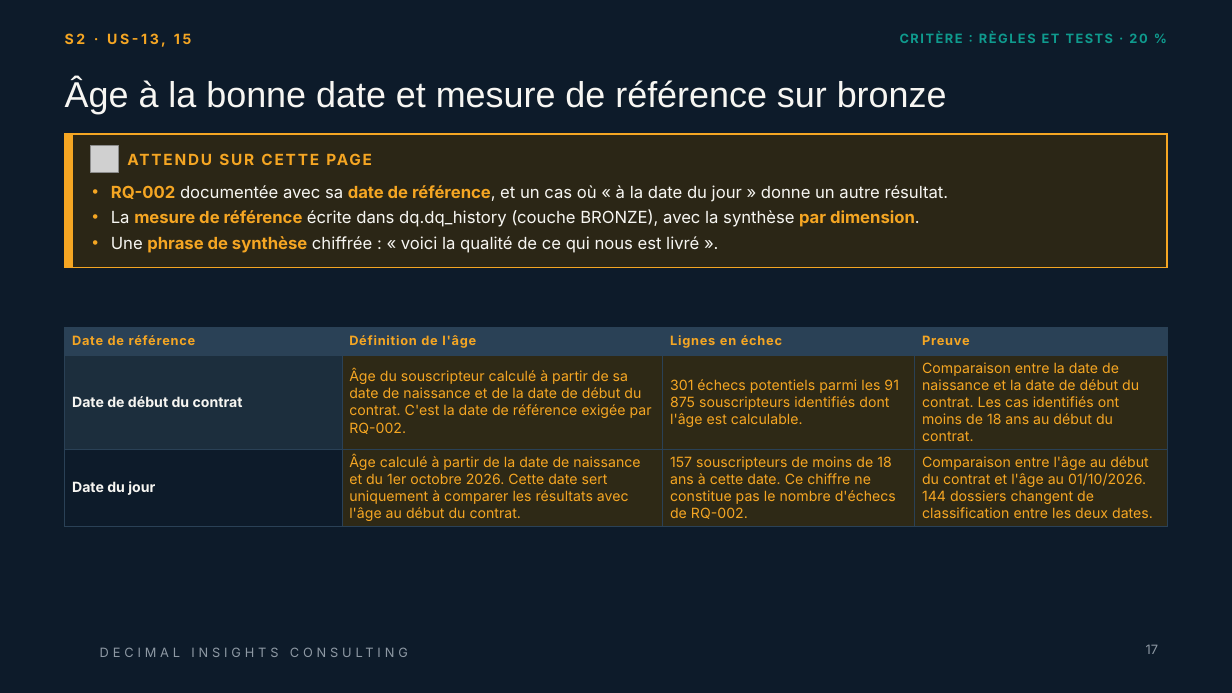
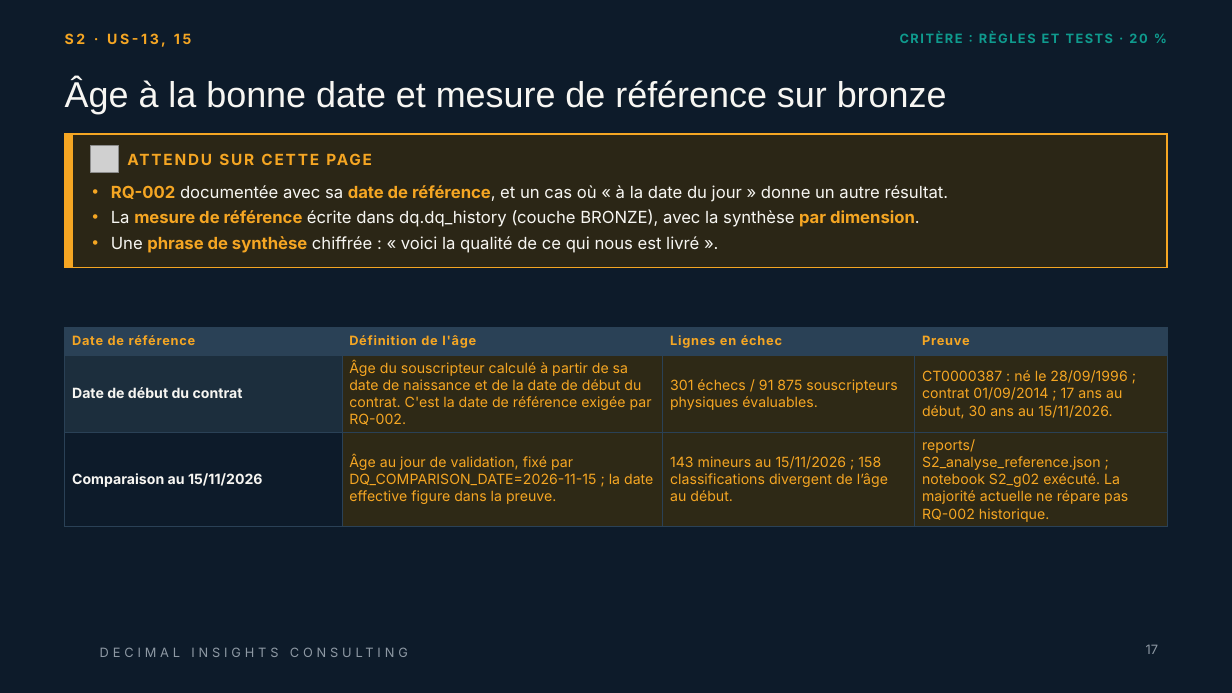
Before and after one commit to ruthabebeneg/td-qualite-g02, a slide deck: slide 17 of livrables/Livrable_Groupe_TD_AssurConnect.pptx. Drawn at 1232x693 pixels with LibreOffice and Linux fonts; fonts in the diff are those of the drawing; grey boxes stand for pictures; background and template pictures are left out. Boxes give left, top, right and bottom in pixels: in the first picture for what was removed or moved away, otherwise in the second. Text is boxed around its words. In the diff, an @@ line names an element or a change of style, - is before the commit and + after.

Commit message:
fix: fiabiliser les séances et le rendu hors soutenance
Corriger les notebooks S1/S2/S4/S5, les contrôles Soda et le rejeu sans écriture.
Synchroniser les livrables, les rôles, les preuves et le dossier de décision.
Préserver le PPTX de soutenance, les décisions humaines et les données nominales.

Corrections réalisées avec l’assistance de Codex à la demande du groupe.
Vérification : 93 tests Python, six notebooks exécutés, scans Soda et
empreintes identiques des 27 tables nominales. Aucun push automatique.

```diff
--- a/livrables/Livrable_Groupe_TD_AssurConnect.pptx
+++ b/livrables/Livrable_Groupe_TD_AssurConnect.pptx
@@ table at (65,327,1167,526) @@
-row 2, column 3: 301 échecs potentiels parmi les 91 875 souscripteurs identifiés dont l'âge est calculable.
+row 2, column 3: 301 échecs / 91 875 souscripteurs physiques évaluables.
-row 2, column 4: Comparaison entre la date de naissance et la date de début du contrat. Les cas identifiés ont moins de 18 ans au début du contrat.
+row 2, column 4: CT0000387 : né le 28/09/1996 ; contrat 01/09/2014 ; 17 ans au début, 30 ans au 15/11/2026.
-row 3: Date du jour | Âge calculé à partir de la date de naissance et du 1er octobre 2026. Cette date sert uniquement à comparer les résultats avec l'âge au début du contrat. | 157 souscripteurs de moins de 18 ans à cette date. Ce chiffre ne constitue pas le nombre d'échecs de RQ-002. | Comparaison entre l'âge au début du contrat et l'âge au 01/10/2026. 144 dossiers changent de classification entre les deux dates.
+row 3: Comparaison au 15/11/2026 | Âge au jour de validation, fixé par DQ_COMPARISON_DATE=2026-11-15 ; la date effective figure dans la preuve. | 143 mineurs au 15/11/2026 ; 158 classifications divergent de l’âge au début. | reports/S2_analyse_reference.json ; notebook S2_g02 exécuté. La majorité actuelle ne répare pas RQ-002 historique.
```
Also in this commit, not shown: 21 other slides changed, 55 other files.
